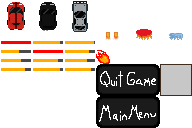
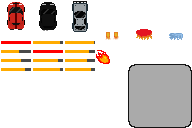
Layered file, before and after one edit (192x128). Changes by layer:
painted on "sprite_sheet.png" over left=96, top=64, right=192, bottom=128
